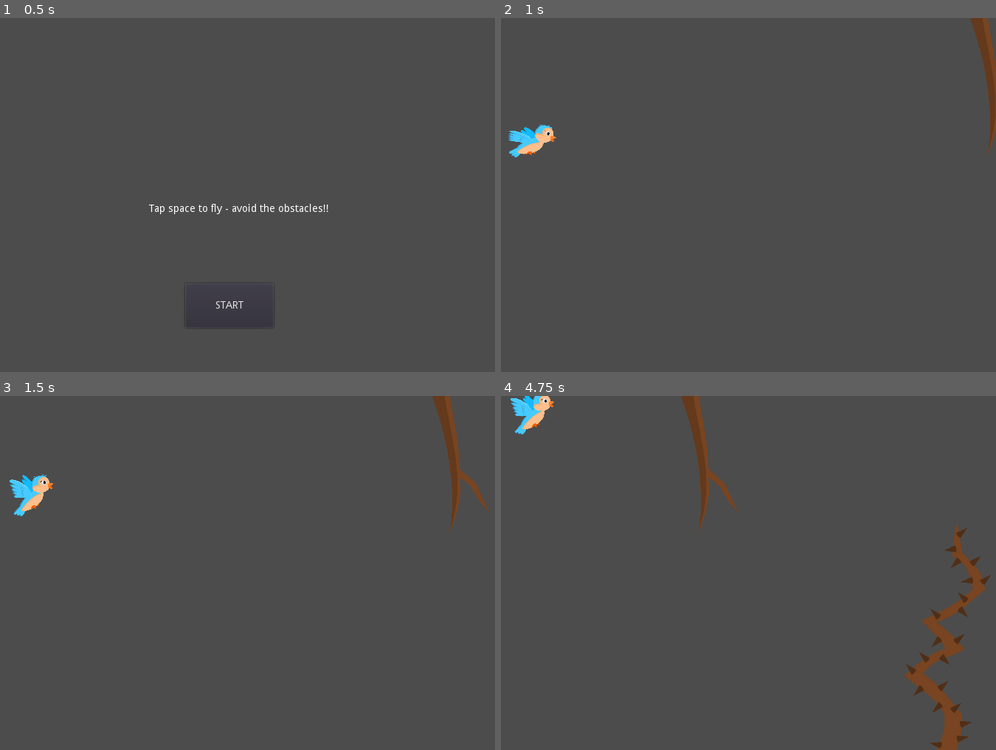
Above: before the commit, frames 1-4 (two rows, left to right).
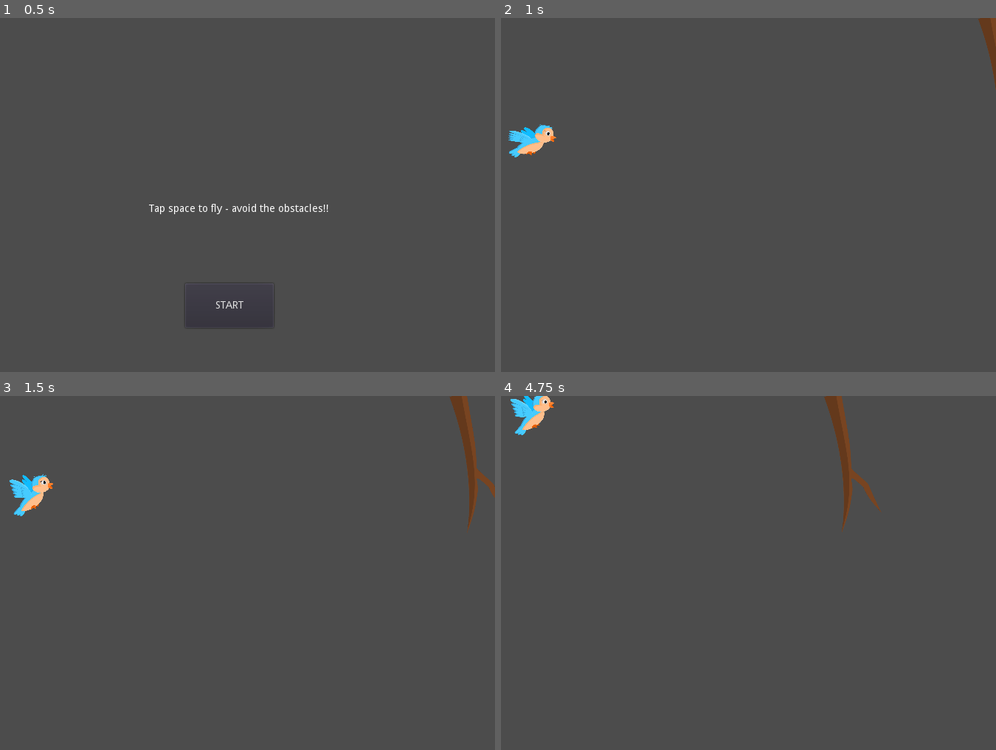
Above: after the commit, the same moments.

Repository: benfernandes/gamejam-august-2020
Game: Godot game, scene res://flappy-bird/FlappyBirdMain.tscn
Two runs of this game, one before a commit and one after it. Both use one fixed random seed, a clock stepped at 60 frames per second and the inputs below. This scene is started directly instead of the project's main scene.
Inputs (mouse positions are in pixels of both pictures, inside the frame that each line leads up to):
- Up to frame 1 (0.5 s): no input
- Up to frame 2 (1 s): click "START" at 0.5 s
- Up to frame 3 (1.5 s): move the mouse to (346, 555) at 1.27 s; hold Right (ui_right) from 1.28 s (still down); hold Space (flap) from 1.28 s (still down); click (346, 555) at 1.42 s
- Up to frame 4 (4.75 s): move the mouse to (624, 590) at 2.02 s; release Right (ui_right) at 2.03 s; release Space (flap) at 2.03 s; hold Left (ui_left) 2.03-2.78 s; tap Space (flap) at 2.1, 2.27, 2.57, 3.6, 3.77, 4.07 s; move the mouse to (783, 495) at 2.77 s; hold Space (flap) 2.78-3.53 s; hold Right (ui_right) 2.78-4.28 s; move the mouse to (703, 643) at 3.52 s; click (703, 643) at 3.67 s; move the mouse to (892, 626) at 4.27 s; hold Left (ui_left) from 4.28 s (still down); hold Space (flap) from 4.28 s (still down)

Frame 1 is identical in both runs. In frame 2, 0.6% of the frame differs, in the area x 94-100%, y 0-39%; in frame 3, 1.7%; in frame 4, 4.2%, in the area x 1-99%, y 0-100%.
Error before the commit: Invalid call. Nonexistent function 'stop' in base 'Nil'. (res://flappy-bird/FlappyBird.gd:73)

Commit message:
Add different difficulty levels

Diff:
--- a/Main.gd
+++ b/Main.gd
@@ -40,5 +40,6 @@
 	flappy_bird_instance = flappy_bird.instance()
 	_hide_main_screen()
 	add_child(flappy_bird_instance)
+	flappy_bird_instance.difficulty = "easy"
 
 # add functions to play other minigames here
--- a/flappy-bird/FlappyBird.gd
+++ b/flappy-bird/FlappyBird.gd
@@ -3,9 +3,32 @@
 var obstacle_timer
 var goal_timer
 var difficulty_timer
-var prepare_goal_timer
+var prepare_goal_timer = null
 
-var speed = 100
+var config
+var easy_config = {
+	"game_time": 30,
+	"obstacle_start_time": 5,
+	"start_speed": 75,
+	"speed_increase": 20,
+	"spawn_time_decrease": 0.15
+}
+var medium_config = {
+	"game_time": 60,
+	"obstacle_start_time": 4,
+	"start_speed": 75,
+	"speed_increase": 10,
+	"spawn_time_decrease": 0.1
+}
+var hard_config = {
+	"game_time": 60,
+	"obstacle_start_time": 3,
+	"start_speed": 100,
+	"speed_increase": 10,
+	"spawn_time_decrease": 0.1
+}
+
+var speed
 var obstacles
 var current_obstacles = []
 var goal
@@ -25,17 +48,25 @@
 	]
 	goal = preload("./Goal.tscn")
 
-func start():
+func start(difficulty):
+	if (difficulty == "easy"):
+		config = easy_config
+	if (difficulty == "medium"):
+		config = medium_config
+	if (difficulty == "hard"):
+		config = hard_config
+
+	speed = config.start_speed
+	obstacle_timer = create_timer(config.obstacle_start_time, "create_obstacle", true)
+	goal_timer = create_timer(config.game_time, "prepare_goal", true)
+	difficulty_timer = create_timer(2.5, "increase_difficulty", true)
+
 	show()
 	create_obstacle()
 
-	obstacle_timer = create_timer(3.0, "create_obstacle", true)
-	goal_timer = create_timer(60.0, "prepare_goal", true)
-	difficulty_timer = create_timer(2.5, "increase_difficulty", true)
-
 func increase_difficulty():
-	speed = speed + 10
-	obstacle_timer.set_wait_time(obstacle_timer.get_wait_time() - 0.1)
+	speed = speed + config.speed_increase
+	obstacle_timer.set_wait_time(obstacle_timer.get_wait_time() - config.spawn_time_decrease)
 	for obstacle in current_obstacles:
 	  obstacle.set_speed(speed)
 
@@ -70,13 +101,15 @@
 func stop_scene():
 	obstacle_timer.stop()
 	goal_timer.stop()
-	prepare_goal_timer.stop()
 	difficulty_timer.stop()
-	for obstacle in current_obstacles:
-	  obstacle.stop()
+
+	if prepare_goal_timer != null:
+		prepare_goal_timer.stop()
 	if goal_instance != null:
 		goal_instance.stop()
 	get_node("Player/KinematicBody2D").stop()
+	for obstacle in current_obstacles:
+	  obstacle.stop()
 
 func create_timer(timeout, callback, shouldRepeat):
 	var timer = Timer.new()
--- a/flappy-bird/FlappyBirdMain.gd
+++ b/flappy-bird/FlappyBirdMain.gd
@@ -1,11 +1,13 @@
 extends Node
+
+var difficulty = "easy"
 
 func _ready():
 	pass # Replace with function body.
 
 func new_game():
 	$FlappyBird.show()
-	$FlappyBird.start()
+	$FlappyBird.start(difficulty)
 
 func game_over():
 	get_parent().show_main_screen()
--- a/flappy-bird/Goal.tscn
+++ b/flappy-bird/Goal.tscn
@@ -15,5 +15,5 @@
 texture = ExtResource( 2 )
 
 [node name="CollisionShape2D" type="CollisionShape2D" parent="."]
-position = Vector2( 819.872, 238.814 )
+position = Vector2( 837.531, 239.655 )
 shape = SubResource( 1 )
